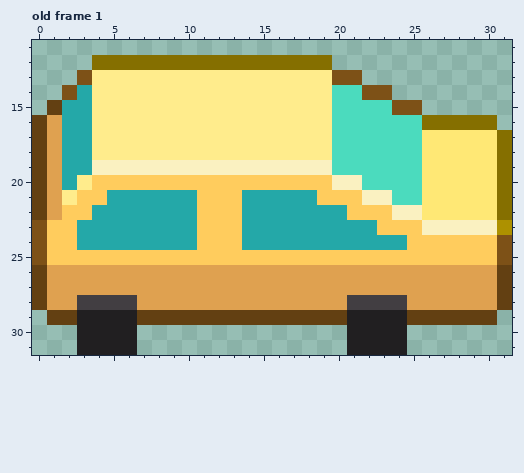
Edited in one commit: pixel-art file (Assets/Pixelart/Garage/car.aseprite). This is how it looked before the edit.
32x32 pixels, 1 frame. Colours within 5 levels of each other are drawn and written as one. Shown: old frame 1: x 0..31, y 11..31. The commit also changed other frames, which this record leaves out.
After the commit:
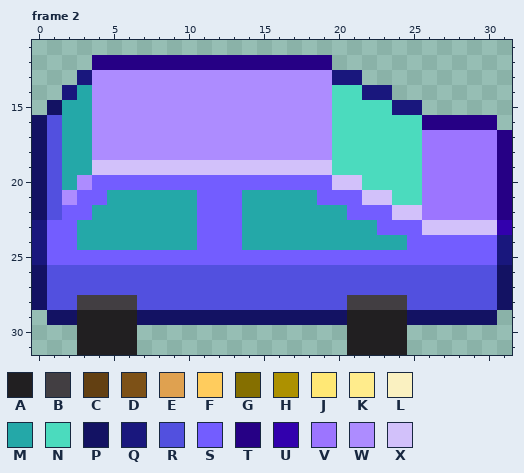
Palette (. is transparent): A #211f21  B #423e42  C #634012  D #7d5117  E #dfa150  F #ffcc5d  G #856f00  H #ad9100  J #ffe875  K #ffec8c  L #faf1c1  M #24a8a8  N #4bdbbe  P #131263  Q #19177d  R #5250df  S #735dff  T #260085  U #3200ad  V #9c75ff  W #ad8cff  X #d2c1fa
A new or re-ordered frame is compared with the old frame closest to it.
Difference:
frames 1 -> 3
--- frame 2 is new; against old frame 1
@@ x 0..31 @@
 11 ................................
-12 ....GGGGGGGGGGGGGGGG............
-13 ...DKKKKKKKKKKKKKKKKDD..........
-14 ..DMKKKKKKKKKKKKKKKKNNDD........
-15 .CMMKKKKKKKKKKKKKKKKNNNNDD......
-16 CEMMKKKKKKKKKKKKKKKKNNNNNNGGGGG.
-17 CEMMKKKKKKKKKKKKKKKKNNNNNNJJJJJG
-18 CEMMKKKKKKKKKKKKKKKKNNNNNNJJJJJG
-19 CEMMLLLLLLLLLLLLLLLLNNNNNNJJJJJG
-20 CEMKFFFFFFFFFFFFFFFFLLNNNNJJJJJG
-21 CEKFFMMMMMMFFFMMMMMFFFLLNNJJJJJG
-22 CEFFMMMMMMMFFFMMMMMMMFFFLLJJJJJG
-23 DFFMMMMMMMMFFFMMMMMMMMMFFFLLLLLH
-24 DFFMMMMMMMMFFFMMMMMMMMMMMFFFFFFD
-25 DFFFFFFFFFFFFFFFFFFFFFFFFFFFFFFD
-26 CEEEEEEEEEEEEEEEEEEEEEEEEEEEEEEC
-27 CEEEEEEEEEEEEEEEEEEEEEEEEEEEEEEC
-28 CEEBBBBEEEEEEEEEEEEEEBBBBEEEEEEC
-29 .CCAAAACCCCCCCCCCCCCCAAAACCCCCC.
+12 ....TTTTTTTTTTTTTTTT............
+13 ...QWWWWWWWWWWWWWWWWQQ..........
+14 ..QMWWWWWWWWWWWWWWWWNNQQ........
+15 .PMMWWWWWWWWWWWWWWWWNNNNQQ......
+16 PRMMWWWWWWWWWWWWWWWWNNNNNNTTTTT.
+17 PRMMWWWWWWWWWWWWWWWWNNNNNNVVVVVT
+18 PRMMWWWWWWWWWWWWWWWWNNNNNNVVVVVT
+19 PRMMXXXXXXXXXXXXXXXXNNNNNNVVVVVT
+20 PRMWSSSSSSSSSSSSSSSSXXNNNNVVVVVT
+21 PRWSSMMMMMMSSSMMMMMSSSXXNNVVVVVT
+22 PRSSMMMMMMMSSSMMMMMMMSSSXXVVVVVT
+23 QSSMMMMMMMMSSSMMMMMMMMMSSSXXXXXU
+24 QSSMMMMMMMMSSSMMMMMMMMMMMSSSSSSQ
+25 QSSSSSSSSSSSSSSSSSSSSSSSSSSSSSSQ
+26 PRRRRRRRRRRRRRRRRRRRRRRRRRRRRRRP
+27 PRRRRRRRRRRRRRRRRRRRRRRRRRRRRRRP
+28 PRRBBBBRRRRRRRRRRRRRRBBBBRRRRRRP
+29 .PPAAAAPPPPPPPPPPPPPPAAAAPPPPPP.
 30 ...AAAA..............AAAA.......
Boxes around the changes in both pictures, in picture pixels (x1, y1, x2, y2):
changed: (32, 55, 512, 325)
